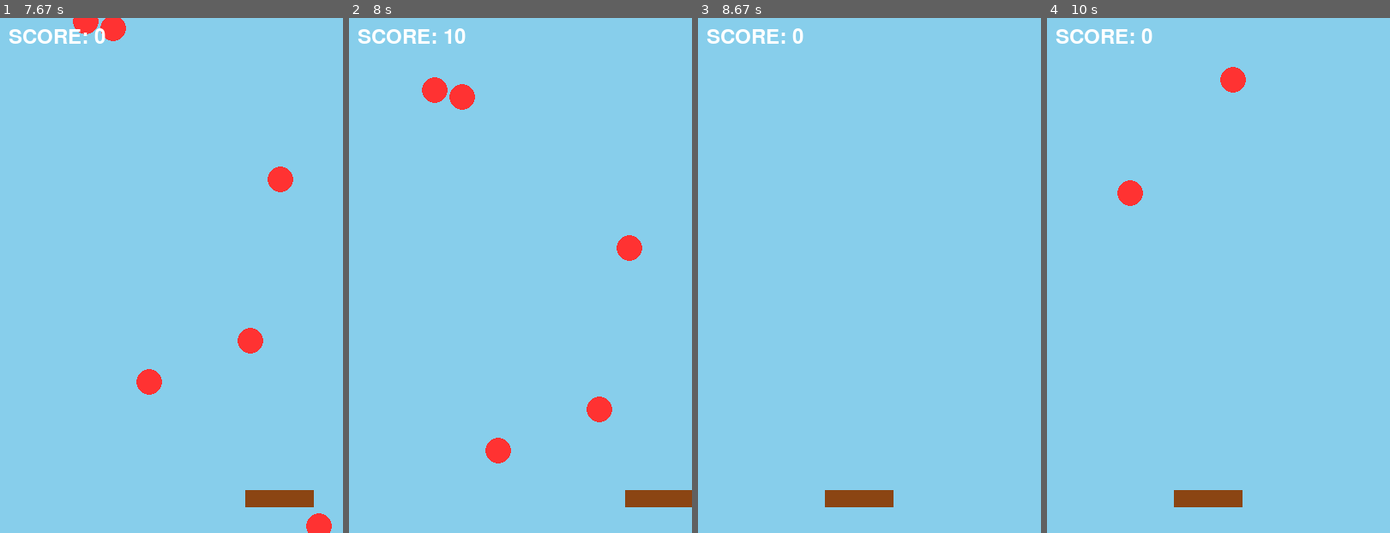
Above: before the commit, frames 1-4 (left to right).
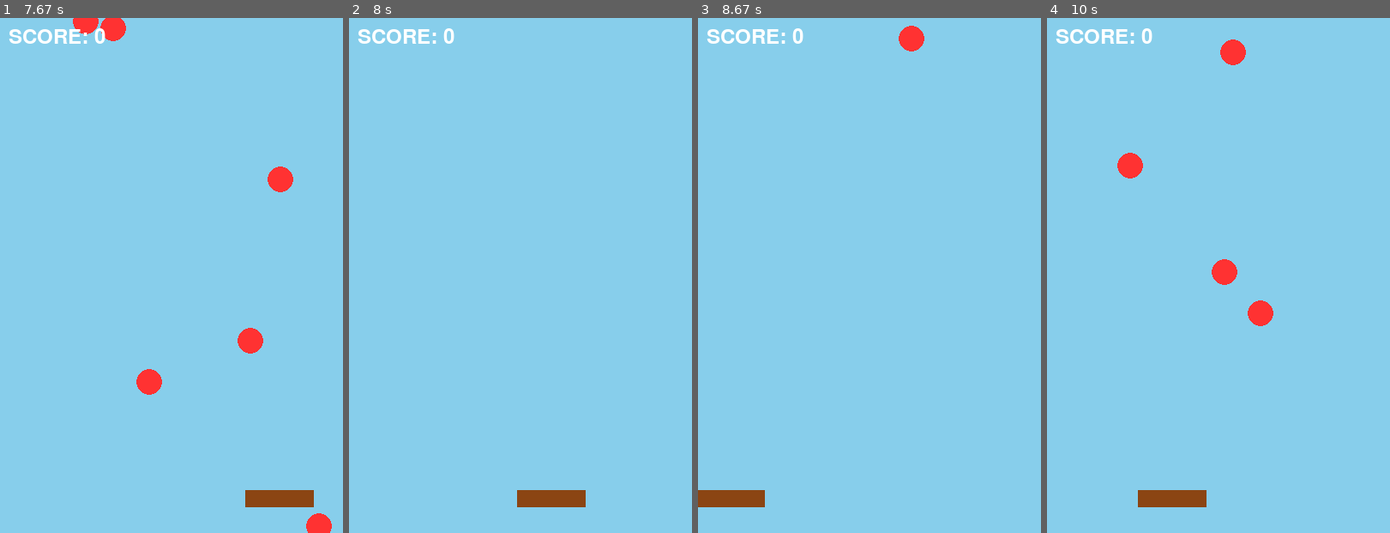
Above: after the commit, the same moments.

Repository: HenryYannis/xiaobao-pygame
Game: pygame game, started from 04-接水果/接水果_第5节课_完整游戏与结算.py
Same seed, same stepped clock (60 frames per second), same inputs: the game is played once before the commit and once after it.
Inputs:
- Up to frame 1 (7.67 s): hold Right 0.33-0.8 s; hold Right 0.83-1.3 s; hold Left 1.33-1.87 s; hold Left 1.9-2.3 s; hold Right 2.33-2.97 s; hold Left 3-3.47 s; tap Space at 4.5, 4.9, 5.2, 5.47, 5.77, 5.9, 6.2, 6.57, 6.87, 7.07, 7.37, 7.57 s; hold Left 4.83-5.37 s; hold Left 5.4-5.8 s; hold Right 5.83-6.47 s; hold Left 6.5-6.97 s; hold Right 7-7.47 s; hold Right from 7.5 s (still down)
- Up to frame 2 (8 s): tap Space at 7.87 s; release Right at 7.97 s
- Up to frame 3 (8.67 s): hold Left 8-8.53 s; tap Space at 8.07, 8.37, 8.63 s; hold Left from 8.57 s (still down)
- Up to frame 4 (10 s): tap Space at 8.93, 9.07, 9.37, 9.73 s; release Left at 8.97 s; hold Right 9-9.63 s; hold Left from 9.67 s (still down)

Frame 1 is identical in both runs. In frame 2, 2.9% of the frame differs, in the area x 21-100%, y 2-95%; in frame 3, 1.6%; in frame 4, 2.4%.

Commit message:
接水果/弹跳球：接住判定加上下边界和下落方向，掉过去就捞不回来

Diff:
--- a/04-接水果/接水果_第5节课_完整游戏与结算.py
+++ b/04-接水果/接水果_第5节课_完整游戏与结算.py
@@ -37,7 +37,7 @@
             水果 = 水果列表[索引]
             水果[1] += 4                              # 垂直下落：水果纵坐标每帧向下累加位移
 
-            if 水果[1] + 15 >= 篮子y and 篮子x <= 水果[0] <= 篮子x + 80:  # 接住判定：水果底部触碰篮子顶边且横向在篮子内
+            if 篮子y - 15 <= 水果[1] <= 篮子y + 5 and 篮子x <= 水果[0] <= 篮子x + 80:  # 接住判定：水果底部触碰篮子顶边且横向在篮子内(只在篮口附近20像素内算接住，掉过篮子就捞不回来)
                 水果列表.pop(索引)                     # 成功接住：从列表中安全移除水果
                 得分 += 10                            # 奖励加分：接住一个水果加10分
             elif 水果[1] > 600:                        # 新增代码：漏接判定，水果掉出屏幕底部边界
